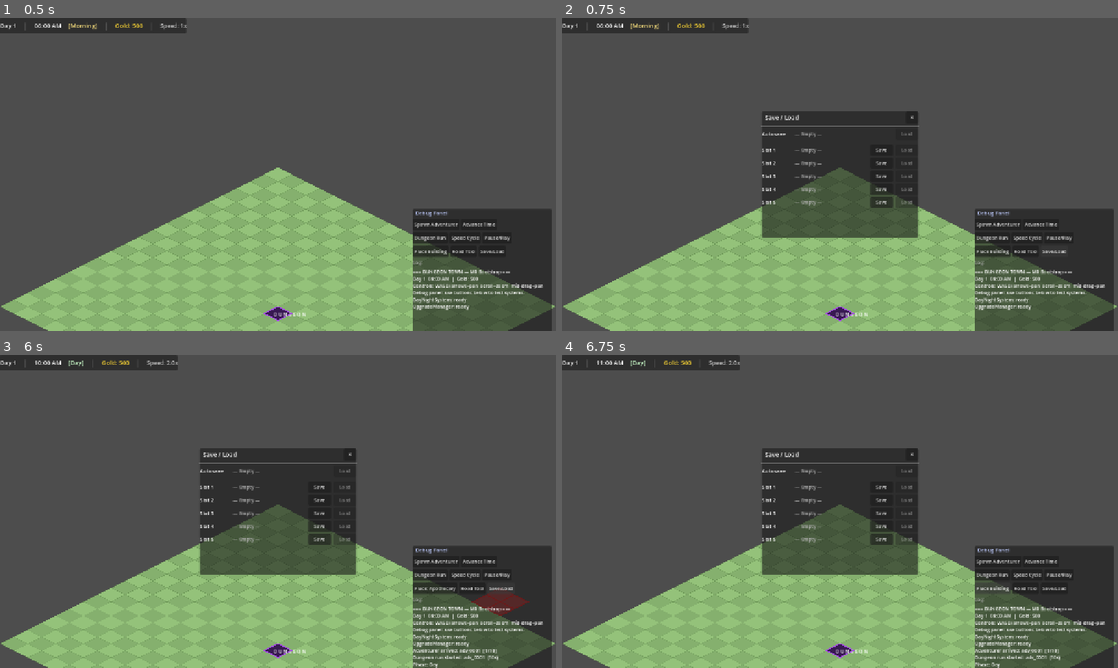
Above: before the commit, frames 1-4 (two rows, left to right).
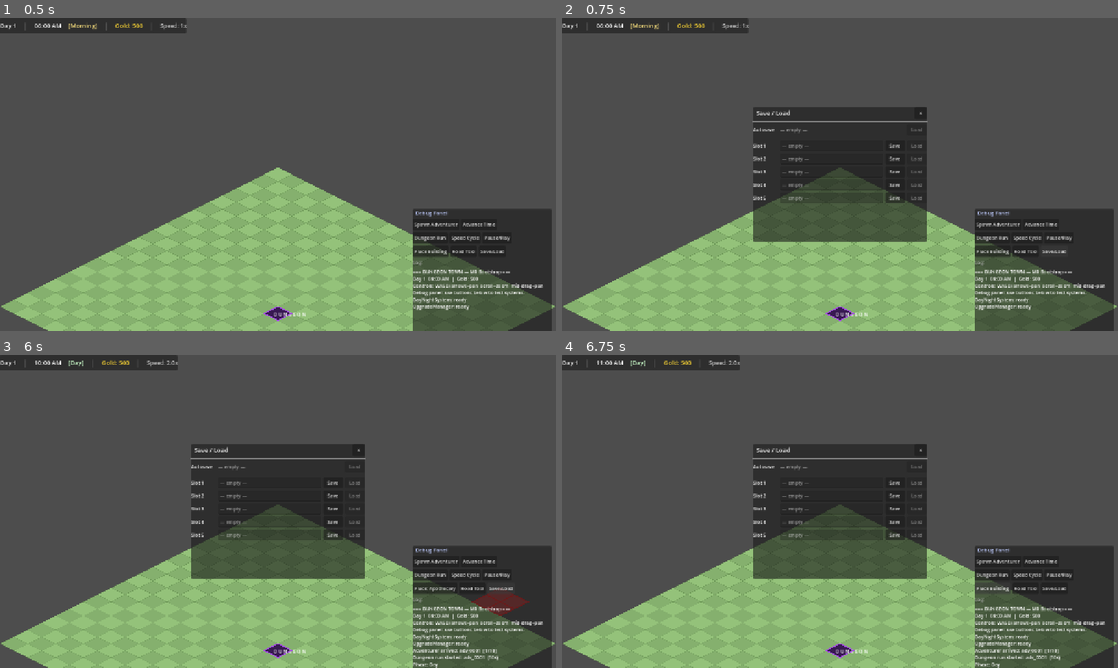
Above: after the commit, the same moments.

Repository: chrisagiddings/dungeon-town
Game: Godot game, scene res://scenes/Main.tscn
Same seed, same stepped clock (60 frames per second), same inputs: the game is played once before the commit and once after it.
Inputs:
- Up to frame 1 (0.5 s): no input
- Up to frame 2 (0.75 s): click "Save/Load" at 0.5 s
- Up to frame 3 (6 s): click "×" at 1.25 s; click "Spawn Adventurer" at 2 s; click "Advance Time" at 2.75 s; click "Dungeon Run" at 3.5 s; click "Speed Cycle" at 4.25 s; click "Place Building" at 5 s; click "Save/Load" at 5.75 s
- Up to frame 4 (6.75 s): click "Place: Apothecary" at 6.5 s

Frame 1 is identical in both runs. In frame 2, 3.2% of the frame differs, in the area x 34-66%, y 28-72%; in frame 3, 3.2%; in frame 4, 3.2%.

Commit message:
Add save naming and town name
- GameState: town_name field (default 'Dungeon Town')
- SaveSystem: saves include save_name (default '{town} — Day N') and
  town_name; rename_save() patches name without rewriting state;
  get_save_info() returns 'name' field; load restores town_name
- SaveLoadPanel: editable LineEdit per slot shows save name; becomes
  editable after clicking Save so user can rename immediately; focus-
  exit or Enter confirms; Load button shows name + day + gold in
  autosave row

Diff:
--- a/autoload/GameState.gd
+++ b/autoload/GameState.gd
@@ -15,6 +15,7 @@
 var current_phase: Phase = Phase.MORNING
 var is_paused: bool = false
 var sim_speed: float = 1.0
+var town_name: String = "Dungeon Town"
 
 var _tick_accumulator: float = 0.0
 
--- a/autoload/SaveSystem.gd
+++ b/autoload/SaveSystem.gd
@@ -68,7 +68,7 @@
 	return FileAccess.file_exists(_slot_path(slot))
 
 func get_save_info(slot: int) -> Dictionary:
-	## Returns {day, gold, timestamp} for display, or {} if no save exists.
+	## Returns {name, day, gold, buildings} for display, or {} if no save exists.
 	if not has_save(slot):
 		return {}
 	var file := FileAccess.open(_slot_path(slot), FileAccess.READ)
@@ -80,11 +80,29 @@
 		return {}
 	var d := parsed as Dictionary
 	return {
-		"day":       d.get("game_day", 0),
-		"gold":      d.get("gold", 0),
-		"timestamp": d.get("timestamp", ""),
+		"name":      d.get("save_name", ""),
+		"day":       d.get("game_day",  0),
+		"gold":      d.get("gold",      0),
 		"buildings": (d.get("buildings", []) as Array).size(),
 	}
+
+func rename_save(slot: int, new_name: String) -> void:
+	## Update the save_name in an existing save file without rewriting all state.
+	if not has_save(slot):
+		return
+	var file := FileAccess.open(_slot_path(slot), FileAccess.READ)
+	if file == null:
+		return
+	var parsed: Variant = JSON.parse_string(file.get_as_text())
+	file.close()
+	if not (parsed is Dictionary):
+		return
+	var d := parsed as Dictionary
+	d["save_name"] = new_name
+	var out := FileAccess.open(_slot_path(slot), FileAccess.WRITE)
+	if out:
+		out.store_string(JSON.stringify(d, "\t"))
+		out.close()
 
 func delete_save(slot: int) -> void:
 	var path := _slot_path(slot)
@@ -133,9 +151,11 @@
 				entry["category"]       = c["category"]
 			constructions[iid] = entry
 
+	var default_name := "%s — Day %d" % [GameState.town_name, GameState.current_day]
 	return {
 		"version":          SAVE_VERSION,
-		"timestamp":        _timestamp(),
+		"save_name":        default_name,
+		"town_name":        GameState.town_name,
 		"game_day":         GameState.current_day,
 		"game_hour":        GameState.current_hour,
 		"sim_speed":        GameState.sim_speed,
@@ -155,6 +175,7 @@
 	GameState.current_day   = int(data.get("game_day",   1))
 	GameState.current_hour  = float(data.get("game_hour", 6.0))
 	GameState.sim_speed     = float(data.get("sim_speed", 1.0))
+	GameState.town_name     = data.get("town_name", "Dungeon Town")
 
 	EconomyState.gold           = int(data.get("gold",           EconomyState.STARTING_GOLD))
 	EconomyState.total_income   = int(data.get("total_income",   0))
--- a/scripts/ui/SaveLoadPanel.gd
+++ b/scripts/ui/SaveLoadPanel.gd
@@ -1,11 +1,12 @@
 extends PanelContainer
 class_name SaveLoadPanel
 ## Save/Load slot UI — 5 manual slots + autosave display.
-## Toggled via DebugPanel "Save/Load" button.
+## Each slot shows its save name (default: town name + day).
+## Manual slots allow renaming via an inline text field.
 
-const PANEL_W: float  = 360.0
-const PANEL_H: float  = 290.0
-const MARGIN:  float  = 10.0
+const PANEL_W: float = 400.0
+const PANEL_H: float = 310.0
+const MARGIN:  float = 10.0
 
 var _slot_rows: Array[HBoxContainer] = []
 
@@ -46,45 +47,59 @@
 
 	vbox.add_child(_sep())
 
-	# Autosave row (read-only load)
+	# Autosave row (load-only, not renameable)
 	vbox.add_child(_build_slot_row(0, "Autosave", true))
-
 	vbox.add_child(_sep())
 
 	# Manual slots 1–5
 	for slot in range(1, SaveSystem.MAX_SLOTS + 1):
 		vbox.add_child(_build_slot_row(slot, "Slot %d" % slot, false))
 
-func _build_slot_row(slot: int, label: String, read_only_save: bool) -> HBoxContainer:
+func _build_slot_row(slot: int, label: String, read_only: bool) -> HBoxContainer:
 	var row := HBoxContainer.new()
-	row.add_theme_constant_override("separation", 6)
+	row.add_theme_constant_override("separation", 4)
 	_slot_rows.append(row)
 
+	# Slot label
 	var name_lbl := Label.new()
 	name_lbl.text = label
-	name_lbl.custom_minimum_size.x = 70
-	name_lbl.add_theme_font_size_override("font_size", 12)
+	name_lbl.custom_minimum_size.x = 58
+	name_lbl.add_theme_font_size_override("font_size", 11)
 	row.add_child(name_lbl)
 
-	var info_lbl := Label.new()
-	info_lbl.size_flags_horizontal = Control.SIZE_EXPAND_FILL
-	info_lbl.add_theme_font_size_override("font_size", 11)
-	info_lbl.modulate = Color(0.7, 0.7, 0.7)
-	info_lbl.name = "InfoLabel"
-	row.add_child(info_lbl)
+	if read_only:
+		# Autosave: just a static info label
+		var info_lbl := Label.new()
+		info_lbl.size_flags_horizontal = Control.SIZE_EXPAND_FILL
+		info_lbl.add_theme_font_size_override("font_size", 11)
+		info_lbl.modulate = Color(0.7, 0.7, 0.7)
+		info_lbl.name = "InfoLabel"
+		row.add_child(info_lbl)
+	else:
+		# Editable name field
+		var name_edit := LineEdit.new()
+		name_edit.size_flags_horizontal = Control.SIZE_EXPAND_FILL
+		name_edit.add_theme_font_size_override("font_size", 11)
+		name_edit.placeholder_text = "— empty —"
+		name_edit.editable = false
+		name_edit.name = "NameEdit"
+		name_edit.text_submitted.connect(func(t): _on_name_submitted(slot, t, name_edit))
+		name_edit.focus_exited.connect(func(): _on_name_submitted(slot, name_edit.text, name_edit))
+		row.add_child(name_edit)
 
-	if not read_only_save:
+		# Save button
 		var save_btn := Button.new()
 		save_btn.text = "Save"
 		save_btn.add_theme_font_size_override("font_size", 11)
-		save_btn.custom_minimum_size = Vector2(52, 26)
-		save_btn.pressed.connect(func(): SaveSystem.save(slot))
+		save_btn.custom_minimum_size = Vector2(46, 26)
+		save_btn.pressed.connect(func(): _do_save(slot))
 		row.add_child(save_btn)
 
+	# Load button
 	var load_btn := Button.new()
 	load_btn.text = "Load"
 	load_btn.add_theme_font_size_override("font_size", 11)
-	load_btn.custom_minimum_size = Vector2(52, 26)
+	load_btn.custom_minimum_size = Vector2(46, 26)
 	load_btn.name = "LoadButton"
 	load_btn.pressed.connect(func(): _confirm_load(slot, load_btn))
 	row.add_child(load_btn)
@@ -92,30 +107,28 @@
 	_update_row(row, slot)
 	return row
 
-# ── Slot refresh ──────────────────────────────────────────────────────────────
+# ── Save / Load actions ───────────────────────────────────────────────────────
 
-func _refresh_slots() -> void:
-	# Slot 0 = autosave row (index 0), slots 1–5 = rows 1–5
-	for i in range(_slot_rows.size()):
-		var slot: int = i  # row 0 = autosave (slot 0), row 1 = slot 1, etc.
-		_update_row(_slot_rows[i], slot)
+func _do_save(slot: int) -> void:
+	SaveSystem.save(slot)
+	# After saving, make the name field editable so the user can rename
+	var row := _slot_rows[slot]
+	var name_edit := row.get_node_or_null("NameEdit") as LineEdit
+	if name_edit:
+		name_edit.editable = true
+		name_edit.grab_focus()
+		name_edit.select_all()
 
-func _update_row(row: HBoxContainer, slot: int) -> void:
-	var info_lbl := row.get_node_or_null("InfoLabel") as Label
-	var load_btn := row.get_node_or_null("LoadButton") as Button
-	if info_lbl == null:
-		return
-	var info := SaveSystem.get_save_info(slot)
-	if info.is_empty():
-		info_lbl.text = "— Empty —"
-		if load_btn:
-			load_btn.disabled = true
-	else:
-		info_lbl.text = "Day %d  |  %dg  |  %d buildings" % [
-			info.get("day", 0), info.get("gold", 0), info.get("buildings", 0)
-		]
-		if load_btn:
-			load_btn.disabled = false
+func _on_name_submitted(slot: int, new_text: String, edit: LineEdit) -> void:
+	var trimmed := new_text.strip_edges()
+	if trimmed.is_empty():
+		# Revert to default
+		var info := SaveSystem.get_save_info(slot)
+		trimmed = info.get("name", "")
+	SaveSystem.rename_save(slot, trimmed)
+	edit.text    = trimmed
+	edit.editable = false
+	edit.release_focus()
 
 func _confirm_load(slot: int, btn: Button) -> void:
 	var orig_text: String = btn.text
@@ -124,10 +137,40 @@
 		btn.text = orig_text
 	else:
 		btn.text = "Confirm?"
-		# Reset after 3 seconds if not clicked
 		await get_tree().create_timer(3.0).timeout
 		if is_instance_valid(btn):
 			btn.text = orig_text
+
+# ── Slot refresh ──────────────────────────────────────────────────────────────
+
+func _refresh_slots() -> void:
+	for i in range(_slot_rows.size()):
+		_update_row(_slot_rows[i], i)
+
+func _update_row(row: HBoxContainer, slot: int) -> void:
+	var info   := SaveSystem.get_save_info(slot)
+	var empty  := info.is_empty()
+
+	# Autosave uses InfoLabel; manual slots use NameEdit
+	var info_lbl  := row.get_node_or_null("InfoLabel")  as Label
+	var name_edit := row.get_node_or_null("NameEdit")   as LineEdit
+	var load_btn  := row.get_node_or_null("LoadButton") as Button
+
+	if info_lbl:
+		info_lbl.text = "— empty —" if empty else \
+			"%s  |  Day %d  |  %dg" % [info.get("name",""), info.get("day",0), info.get("gold",0)]
+
+	if name_edit:
+		if empty:
+			name_edit.text       = ""
+			name_edit.placeholder_text = "— empty —"
+			name_edit.editable   = false
+		else:
+			name_edit.text       = info.get("name", "")
+			name_edit.editable   = false  # editable only after Save
+
+	if load_btn:
+		load_btn.disabled = empty
 
 func _sep() -> HSeparator:
 	var s := HSeparator.new()
